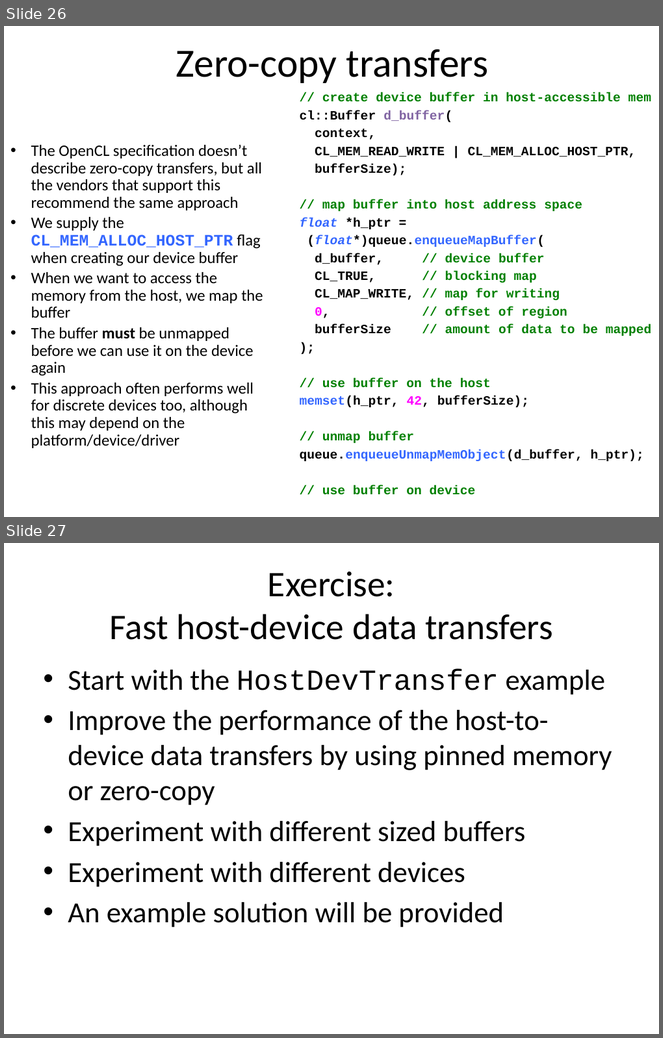
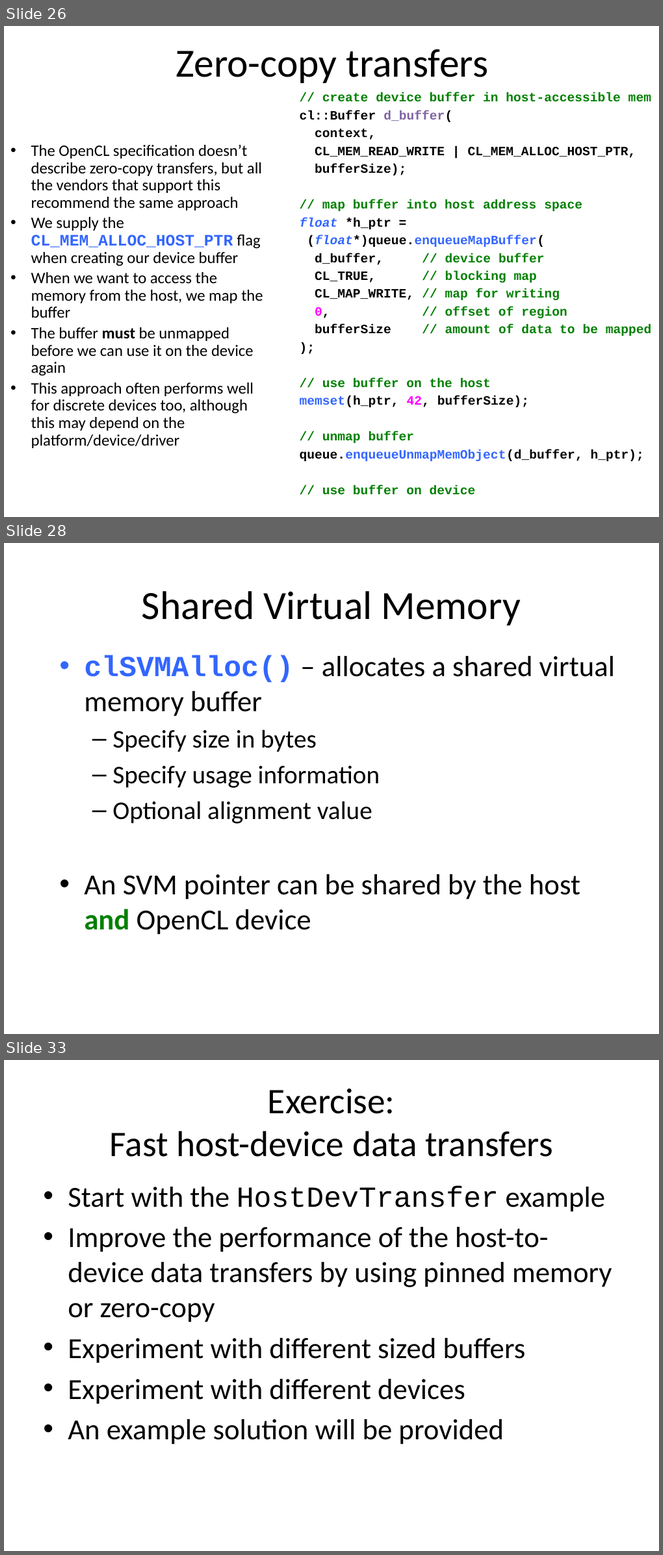
Before and after one commit to UoB-HPC/opencl-training-code, a slide deck: slides/advanced_part1.pptx. Shown one above the other, each under a label of ours: slides 26 and 27 before the commit, slides 26, 28 and 33 after it; the slides between them are not shown. The pictures are 663x1038 and 663x1555 pixels, drawn with LibreOffice and Linux fonts; fonts in the diff are those of the drawing. Boxes give left, top, right and bottom in pixels: in the first picture for what was removed or moved away, otherwise in the second. Text is boxed around its words. In the diff, an @@ line names an element or a change of style, - is before the commit and + after.

```diff
--- a/slides/advanced_part1.pptx
+++ b/slides/advanced_part1.pptx
@@ slide 28 added at (x1=4, y1=543, x2=659, y2=1034), background #FFFFFF @@
@@ title added at (x1=142, y1=591, x2=521, y2=626), 44 pt, text #000000 @@
+Shared Virtual Memory
@@ text added at (x1=84, y1=655, x2=615, y2=935), 32 pt, text #000000 @@
+• clSVMAlloc() – allocates a shared virtual memory buffer
+  – Specify size in bytes
+  – Specify usage information
+  – Optional alignment value
+• An SVM pointer can be shared by the host and OpenCL device
@@ what was slide 27 is now slide 33 @@
```
Also in this commit, not shown: 5 other slides added.
